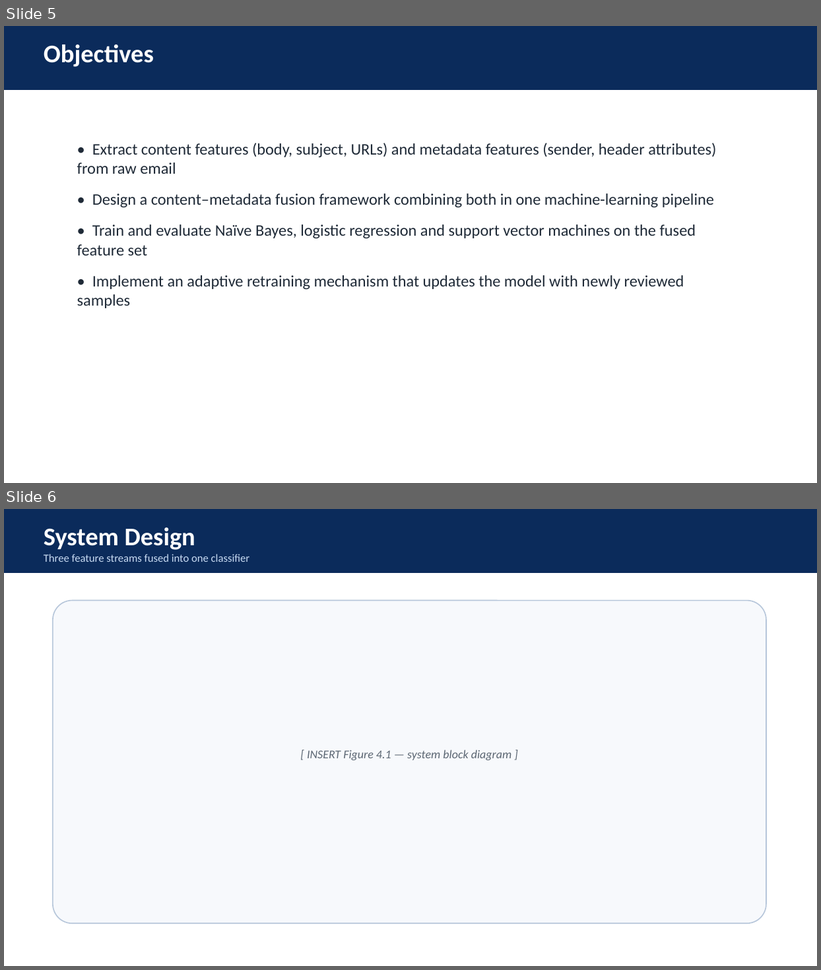
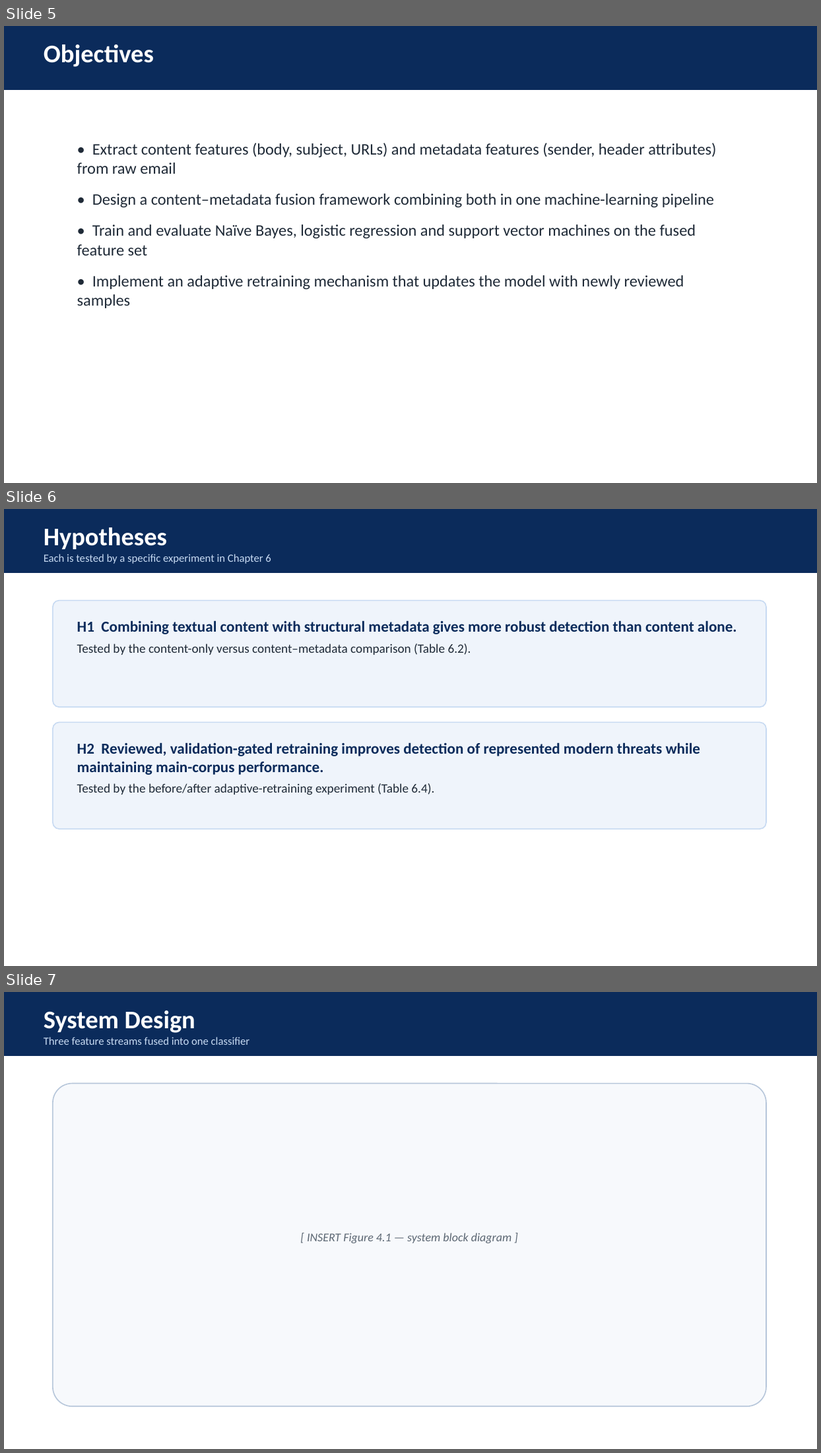
Before and after one commit to leegongyi2004-art/adaptive-email-spam-detection, a slide deck: reports/slides/fyp2_viva.pptx. Shown one above the other, each under a label of ours: slides 5 and 6 before the commit, slides 5, 6 and 7 after it. The pictures are 821x970 and 821x1453 pixels, drawn with LibreOffice and Linux fonts; fonts in the diff are those of the drawing. Boxes give left, top, right and bottom in pixels: in the first picture for what was removed or moved away, otherwise in the second. Text is boxed around its words. In the diff, an @@ line names an element or a change of style, - is before the commit and + after.

Commit message:
Slides: add hypotheses slide, label decision thresholds, soften the SVM comparison wording

```diff
--- a/reports/slides/fyp2_viva.pptx
+++ b/reports/slides/fyp2_viva.pptx
@@ slide 6 added at (4, 509, 817, 966), background #FFFFFF @@
@@ rectangle added at (4, 509, 817, 573), fill #0B2B5B @@
@@ text added at (44, 527, 271, 564), 13 pt, text #C7DAF2 @@
+Hypotheses
+Each is tested by a specific experiment in Chapter 6
@@ rounded rectangle added at (53, 601, 766, 707), fill #EFF4FB, outline #C7DAF2 1.25 pt @@
@@ text added at (77, 621, 737, 655), 18 pt, text #0B2B5B, bold @@
+H1 Combining textual content with structural metadata gives more robust detection than content alone.
+Tested by the content-only versus content–metadata comparison (Table 6.2).
@@ rounded rectangle added at (53, 722, 766, 829), fill #EFF4FB, outline #C7DAF2 1.25 pt @@
@@ text added at (77, 743, 701, 795), 18 pt, text #0B2B5B, bold @@
+H2 Reviewed, validation-gated retraining improves detection of represented modern threats while maintaining main-corpus performance.
+Tested by the before/after adaptive-retraining experiment (Table 6.4).
@@ what was slide 6 is now slide 7 @@
```
Also in this commit, not shown: 2 slides changed, 1 other file.
